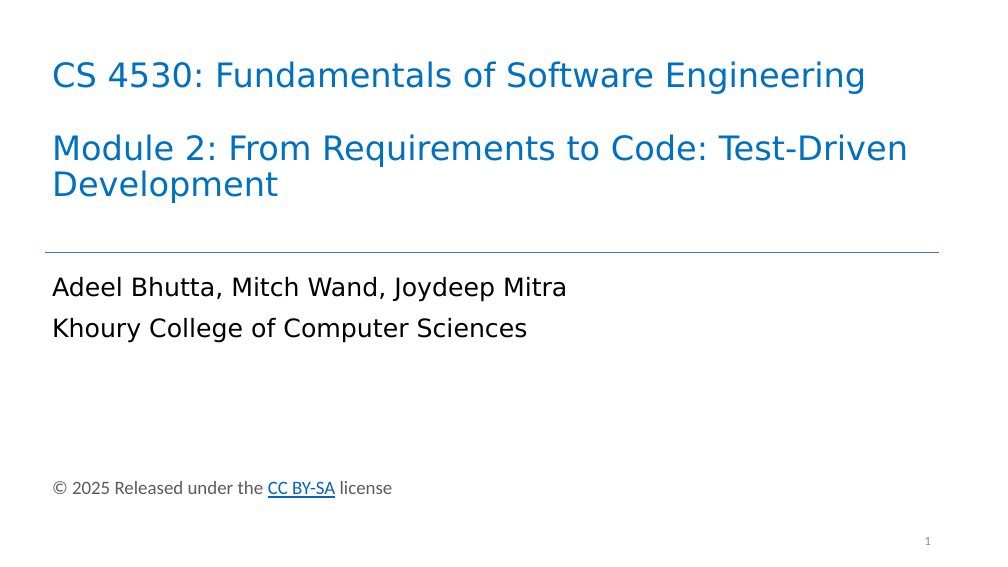
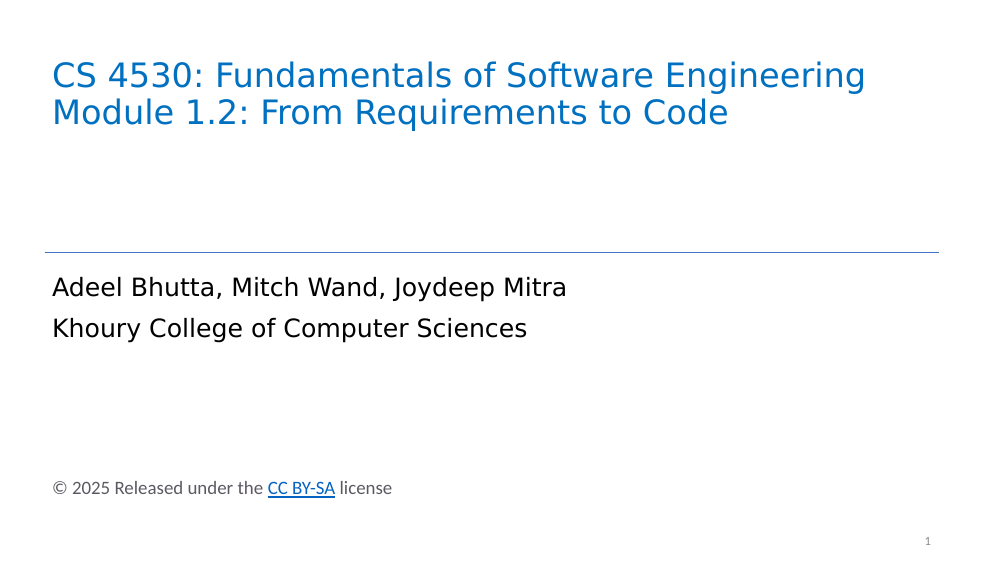
Before and after one commit to neu-se/CS4530-Spring-2026, a slide deck: slide 1 of Slides/Module 02 From Requirements to Code.pptx. Drawn at 1008x567 pixels with LibreOffice and Linux fonts; fonts in the diff are those of the drawing. Boxes give left, top, right and bottom in pixels: in the first picture for what was removed or moved away, otherwise in the second. Text is boxed around its words. In the diff, an @@ line names an element or a change of style, - is before the commit and + after.

```diff
--- a/Slides/Module 02 From Requirements to Code.pptx
+++ b/Slides/Module 02 From Requirements to Code.pptx
@@ title at (x1=52, y1=61, x2=866, y2=131): text changed @@
-CS 4530: Fundamentals of Software Engineering
-Module 2: From Requirements to Code: Test-Driven Development
+CS 4530: Fundamentals of Software Engineering
+Module 1.2: From Requirements to Code
```
Also in this commit, not shown: 11 other slides changed, 19 slides added, 15 slides removed, 1 other file.
